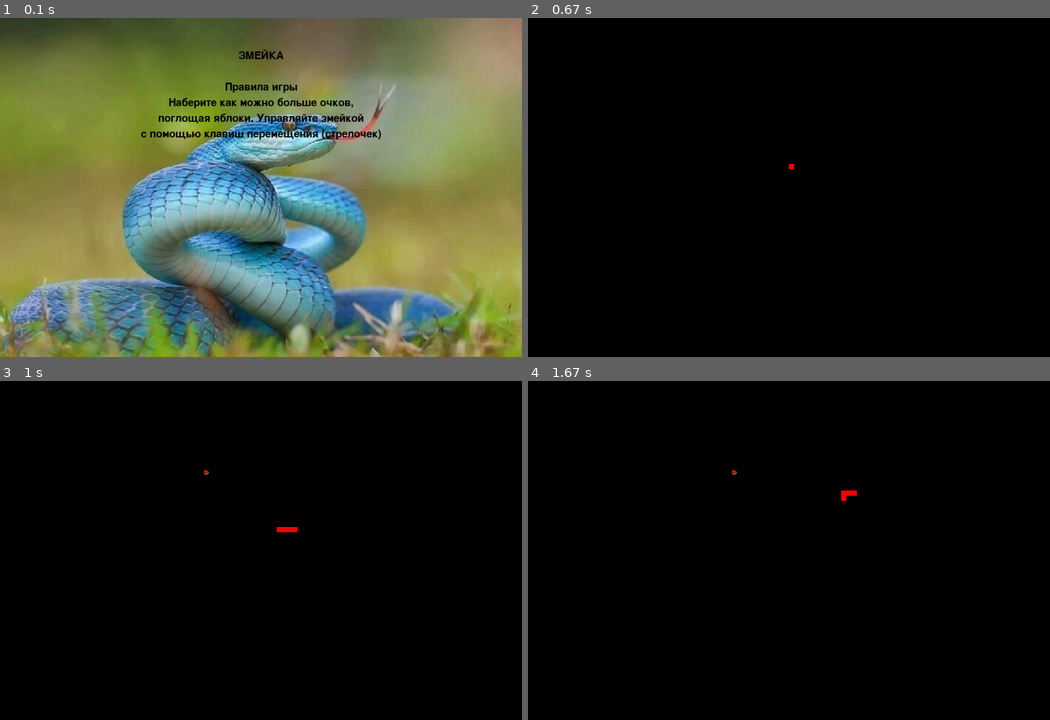
Above: before the commit, frames 1-4 (two rows, left to right).
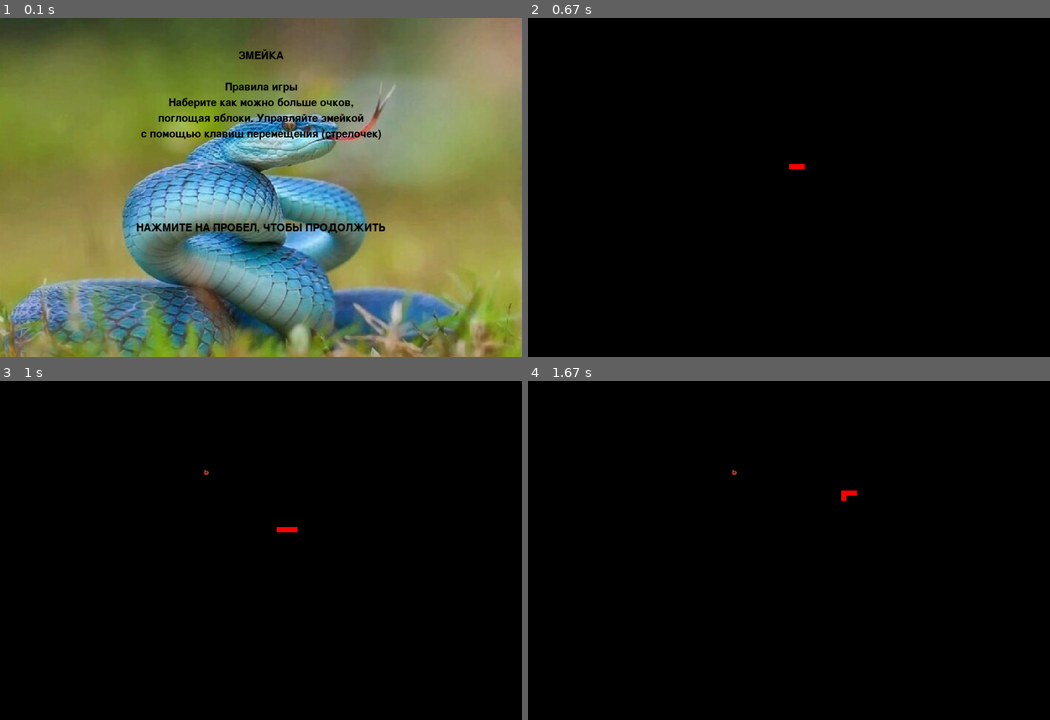
Above: after the commit, the same moments.

Repository: maksgitm/project_pygame
Game: pygame game, started from main.py
The game is run twice, just before and just after one commit, with the same random seed, the same clock (stepped at 60 frames per second) and the same inputs.
Inputs:
- Up to frame 1 (0.1 s): no input
- Up to frame 2 (0.67 s): tap Space at 0.33 s
- Up to frame 3 (1 s): hold Right from 0.67 s (still down)
- Up to frame 4 (1.67 s): release Right at 1.13 s; hold Up 1.17-1.47 s; hold Right from 1.5 s (still down)

The runs differ from the first frame. In frame 1, 0.7% of the frame differs, in the area x 26-74%, y 60-64%; in frame 2, less than 0.1%; in frame 3, nothing differs; in frame 4, nothing differs.

Commit message:
not finished

Diff:
--- a/main.py
+++ b/main.py
@@ -214,7 +214,13 @@
                   "Правила игры",
                   "Наберите как можно больше очков,",
                   "поглощая яблоки. Управляйте змейкой",
-                  "с помощью клавиш перемещения (стрелочек)"]
+                  "с помощью клавиш перемещения (стрелочек)",
+                  "",
+                  "",
+                  "",
+                  "",
+                  "",
+                  "НАЖМИТЕ НА ПРОБЕЛ, ЧТОБЫ ПРОДОЛЖИТЬ"]
 
     fon = pygame.transform.scale(load_image('snake_fon.jpg'), (WIDTH, HEIGHT))
     screen.blit(fon, (0, 0))
@@ -299,7 +305,7 @@
     speed = snake.update_speed()
     if not (down or up or right or left):
         apples_cords = []
-        pygame.draw.rect(screen, pygame.Color('red'), (500, 280, 10, 10))
+        pygame.draw.rect(screen, pygame.Color('red'), (500, 280, 30, 10))
     for event in pygame.event.get():
         if event.type == pygame.QUIT:
             terminate()
@@ -312,7 +318,7 @@
             down = False
             left = False
             right = True
-        if keys[pygame.K_LEFT] and (down or up or do):
+        if keys[pygame.K_LEFT] and (down or up):
             do = False
             up = False
             down = False
